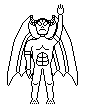
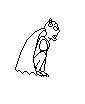
Layer changes from the first 85×104 image to the second:
hid "New Layer#5" over [left=51, top=4, right=66, bottom=47]
added layer "New Layer#13" above "New Layer#12" over [left=15, top=28, right=46, bottom=75]
added layer "New Layer#12" above "New Layer#11" over [left=26, top=51, right=47, bottom=77]
added layer "New Layer#11" above "New Layer#2" over [left=39, top=39, right=49, bottom=77]
hid "New Layer#2" over [left=24, top=39, right=34, bottom=79]
hid "New Layer#4" over [left=30, top=64, right=55, bottom=104]
hid "New Layer#8" over [left=30, top=19, right=55, bottom=38]
added layer "New Layer#9" above "Background" over [left=44, top=18, right=60, bottom=41]
hid "Background", painted on it over [left=7, top=4, right=78, bottom=104]
hid "New Layer#7" over [left=30, top=19, right=55, bottom=37]
added layer "New Layer#10" above "New Layer" over [left=7, top=4, right=78, bottom=104]
hid "New Layer" over [left=31, top=36, right=54, bottom=68]
hid "New Layer#3", painted on it over [left=7, top=4, right=78, bottom=104]
